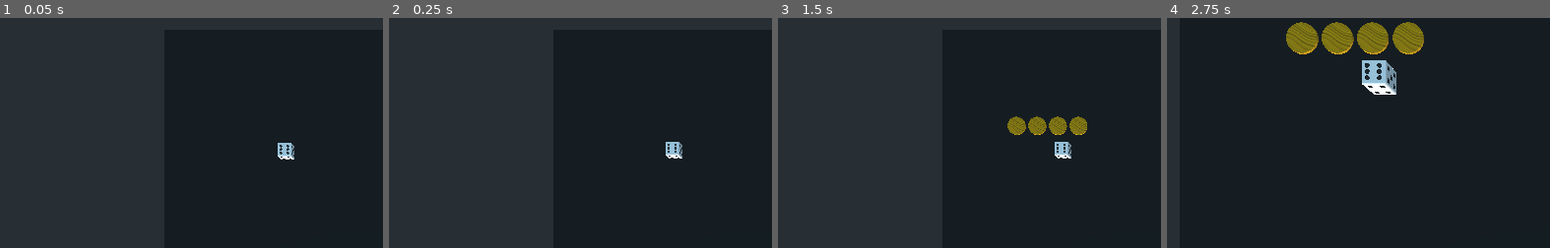
Above: before the commit, frames 1-4 (left to right).
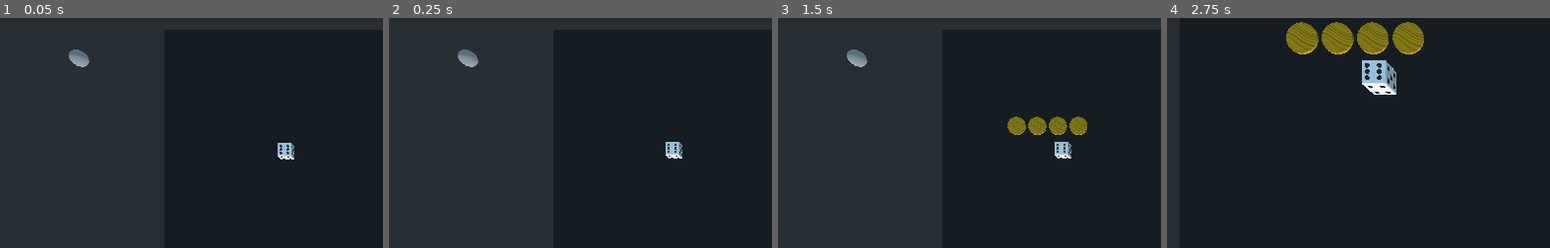
Above: after the commit, the same moments.

Repository: turulomio/gdparchis
Game: Godot game, scene res://scenes/Game4.tscn
Same seed, same stepped clock (60 frames per second), same inputs: the game is played once before the commit and once after it.
Inputs (mouse positions are % of the whole screen's width and height, from its top left):
- Up to frame 1 (0.05 s): no input
- Up to frame 2 (0.25 s): no input
- Up to frame 3 (1.5 s): move the mouse to (73, 45) at 0.52 s; click (73, 45) at 0.6 s; move the mouse to (29, 55) at 1.27 s; right-click (29, 55) at 1.35 s; click (29, 55) at 1.42 s
- Up to frame 4 (2.75 s): tap Enter at 2 s; move the mouse to (60, 28) at 2.02 s; tap Z (zoom_in) at 2.1 s; click (60, 28) at 2.17 s
The pictures show only the part of the screen within x 0-50%, y 0-50%; the shares and areas given below are measured in that part.

The runs differ from the first frame. In frame 1, 0.3% of the frame differs, in the area x 17-24%, y 13-22%; in frame 2, 0.3%; in frame 3, 0.3%; in frame 4, nothing differs.

Commit message:
Added assistant

Diff:
--- /dev/null
+++ b/scenes/Assistant.gd
@@ -0,0 +1,21 @@
+extends StaticBody
+
+
+# Declare member variables here. Examples:
+# var a = 2
+# var b = "text"
+
+
+# Called when the node enters the scene tree for the first time.
+func _ready():
+	pass # Replace with function body.
+
+
+# https://raw.githubusercontent.com/godotengine/godot-docs/master/img/color_constants.png
+func set_color(s):
+	var new_material = SpatialMaterial.new()
+	new_material.albedo_color = s
+	$MeshInstance.material_override=new_material
+# Called every frame. 'delta' is the elapsed time since the previous frame.
+#func _process(delta):
+#	pass
--- /dev/null
+++ b/scenes/Assistant.tscn
@@ -0,0 +1,22 @@
+[gd_scene load_steps=5 format=2]
+
+[ext_resource path="res://scenes/Assistant.gd" type="Script" id=1]
+
+[sub_resource type="SphereShape" id=2]
+
+[sub_resource type="SpatialMaterial" id=3]
+metallic = 0.91
+metallic_specular = 0.49
+
+[sub_resource type="SphereMesh" id=1]
+
+[node name="Assistant" type="StaticBody"]
+script = ExtResource( 1 )
+
+[node name="CollisionShape" type="CollisionShape" parent="."]
+shape = SubResource( 2 )
+
+[node name="MeshInstance" type="MeshInstance" parent="."]
+material_override = SubResource( 3 )
+mesh = SubResource( 1 )
+material/0 = null
--- a/scenes/Game4.tscn
+++ b/scenes/Game4.tscn
@@ -1,6 +1,7 @@
-[gd_scene load_steps=4 format=2]
+[gd_scene load_steps=5 format=2]
 
 [ext_resource path="res://scenes/Board4.tscn" type="PackedScene" id=1]
+[ext_resource path="res://scenes/Assistant.tscn" type="PackedScene" id=2]
 [ext_resource path="res://scenes/Game4.gd" type="Script" id=3]
 
 [sub_resource type="PhysicsMaterial" id=1]
@@ -20,3 +21,6 @@
 [node name="Board4" parent="." instance=ExtResource( 1 )]
 transform = Transform( -1, 0, -8.74228e-08, 0, 1, 0, 8.74228e-08, 0, -1, 0, 0, 0 )
 physics_material_override = SubResource( 1 )
+
+[node name="Assistant" parent="." instance=ExtResource( 2 )]
+transform = Transform( 1, 0, 0, 0, 1, 0, 0, 0, 1, -40.6284, 5, -25.4102 )
